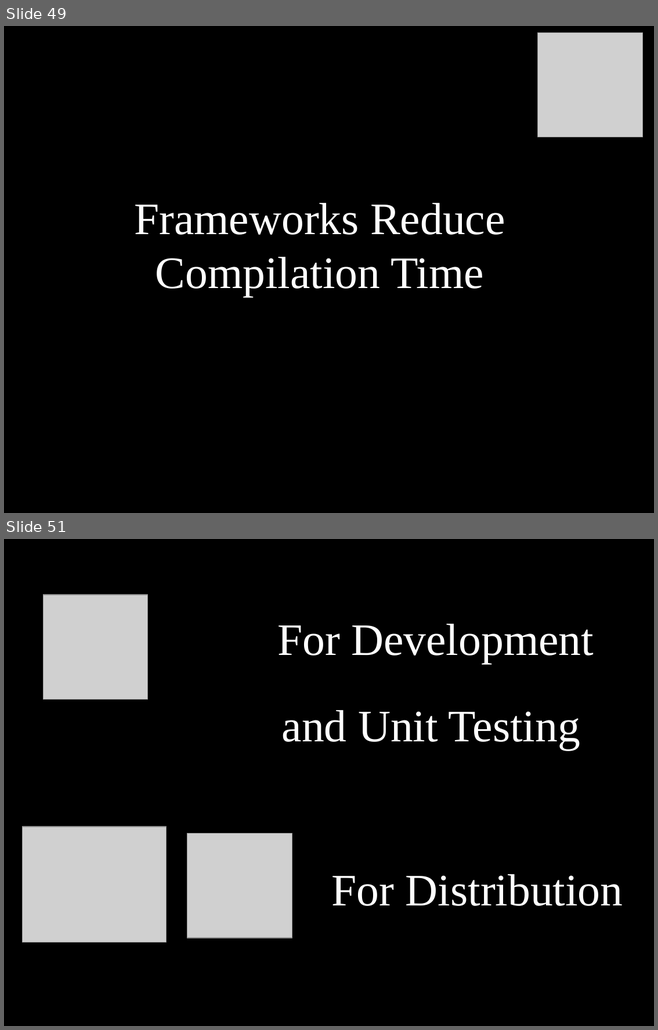
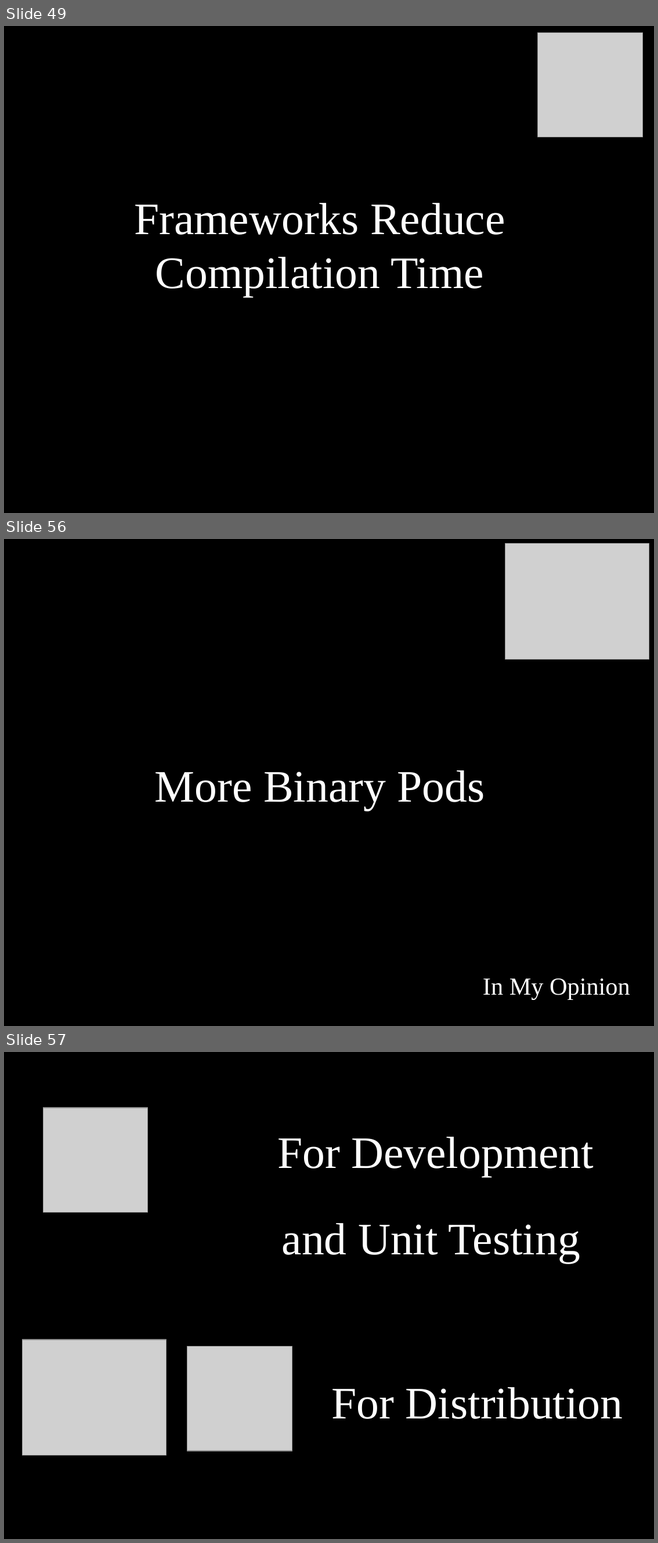
Before and after one commit to dodikk/StaticLib-Slides, a slide deck: Libraries-GoingNative.odp. Shown one above the other, each under a label of ours: slides 49 and 51 before the commit, slides 49, 56 and 57 after it; the slides between them are not shown. The pictures are 658x1030 and 658x1543 pixels, drawn with LibreOffice and Linux fonts; fonts in the diff are those of the drawing; grey boxes stand for pictures. Boxes give left, top, right and bottom in pixels: in the first picture for what was removed or moved away, otherwise in the second. Text is boxed around its words. In the diff, an @@ line names an element or a change of style, - is before the commit and + after.

```diff
--- a/Libraries-GoingNative.odp
+++ b/Libraries-GoingNative.odp
@@ slide 56 added at [4, 539, 654, 1026], background #000000 @@
@@ picture added at [505, 544, 648, 660] @@
@@ title added at [155, 770, 484, 811], 55 pt, text #FFFFFF @@
+More Binary Pods
@@ title added at [482, 979, 630, 1000], 30 pt, text #FFFFFF @@
+In My Opinion
@@ what was slide 51 is now slide 57 @@
```
Also in this commit, not shown: 3 slides changed, 10 other slides added, 10 slides removed, 1 other file.
